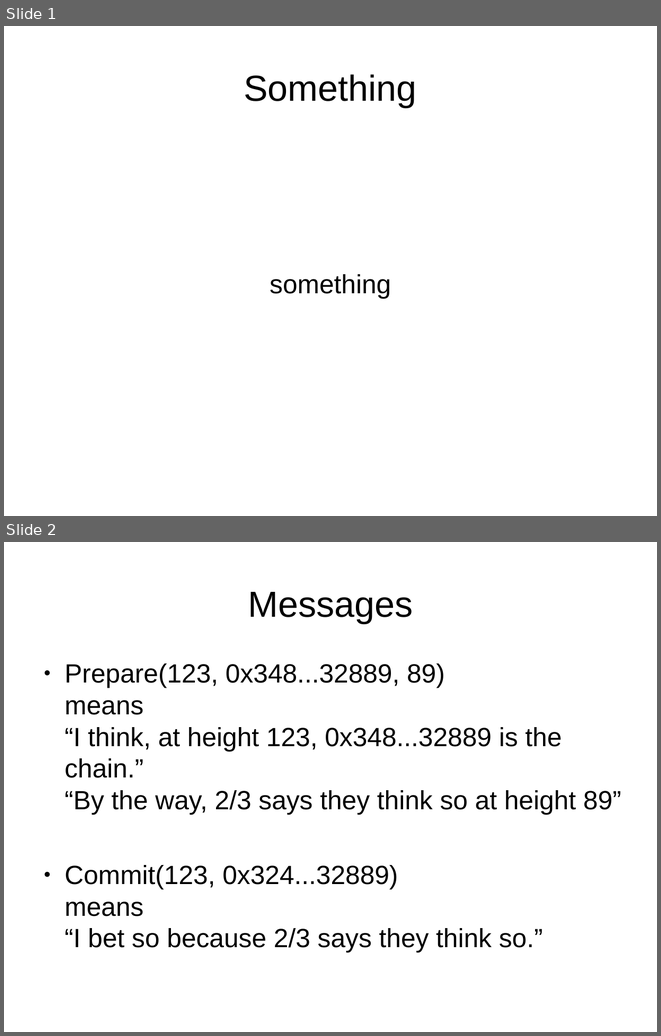
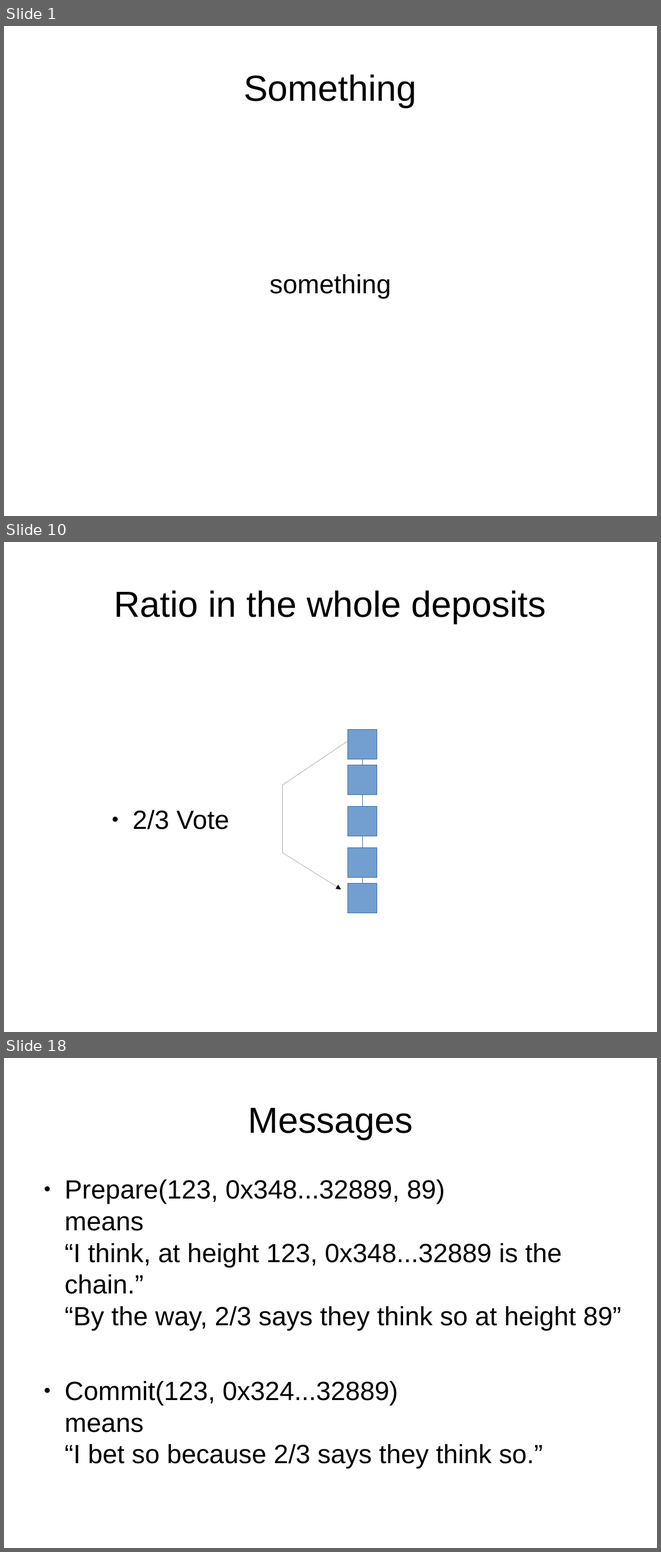
Before and after one commit to palmskog/pos, a slide deck: slide.odp. Shown one above the other, each under a label of ours: slides 1 and 2 before the commit, slides 1, 10 and 18 after it; the slides between them are not shown. The pictures are 661x1036 and 661x1552 pixels, drawn with LibreOffice and Linux fonts; fonts in the diff are those of the drawing. Boxes give left, top, right and bottom in pixels: in the first picture for what was removed or moved away, otherwise in the second. Text is boxed around its words. In the diff, an @@ line names an element or a change of style, - is before the commit and + after.

```diff
--- a/slide.odp
+++ b/slide.odp
@@ slide 10 added at [4, 542, 657, 1032], background #FFFFFF @@
@@ title added at [114, 590, 546, 623], 44 pt, text #000000 @@
+Ratio in the whole deposits
@@ rectangle added at [347, 729, 377, 759], fill #729FCF, outline #3465A4 0 pt @@
@@ freeform shape added at [282, 741, 347, 889], outline #000000 0 pt @@
@@ elbow line added from (362, 765) to (362, 759), #3465A4 0 pt @@
@@ rectangle added at [347, 765, 377, 794], fill #729FCF, outline #3465A4 0 pt @@
@@ elbow line added from (362, 806) to (362, 794), #3465A4 0 pt @@
@@ text added at [133, 810, 229, 829], 32 pt, text #000000 @@
+● 2/3 Vote
@@ rectangle added at [347, 806, 377, 836], fill #729FCF, outline #3465A4 0 pt @@
@@ elbow line added from (362, 848) to (362, 836), #3465A4 0 pt @@
@@ rectangle added at [347, 848, 377, 877], fill #729FCF, outline #3465A4 0 pt @@
@@ rectangle added at [347, 883, 377, 913], fill #729FCF, outline #3465A4 0 pt @@
@@ elbow line added from (362, 883) to (362, 877), #3465A4 0 pt @@
@@ what was slide 2 is now slide 18 @@
```
Also in this commit, not shown: 1 slide changed, 14 other slides added.
